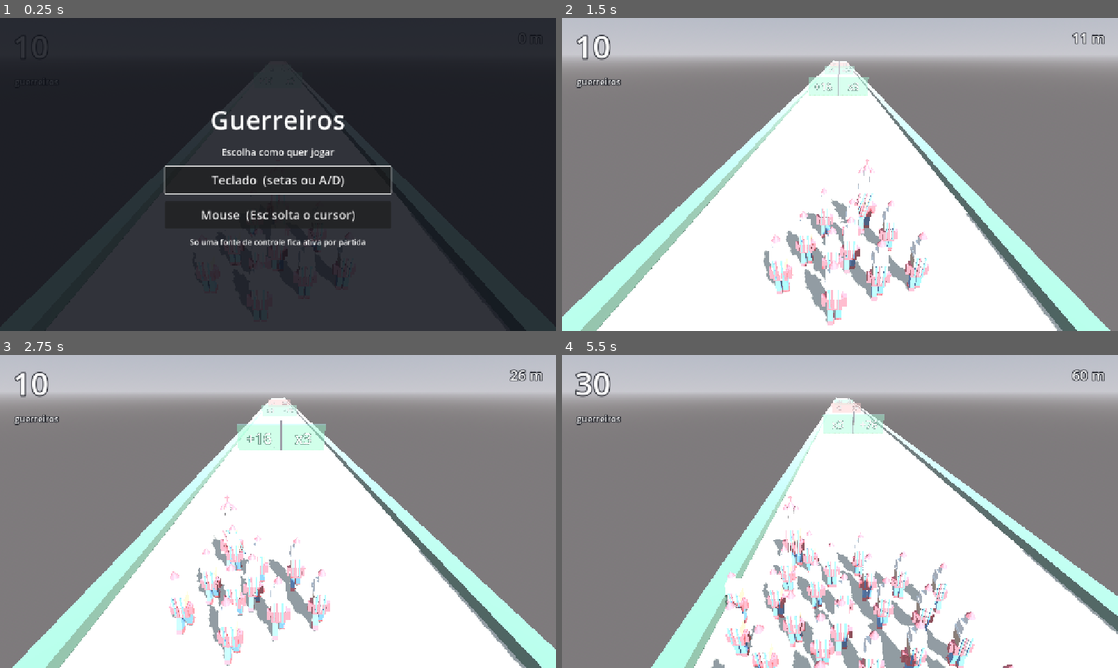
Above: before the commit, frames 1-4 (two rows, left to right).
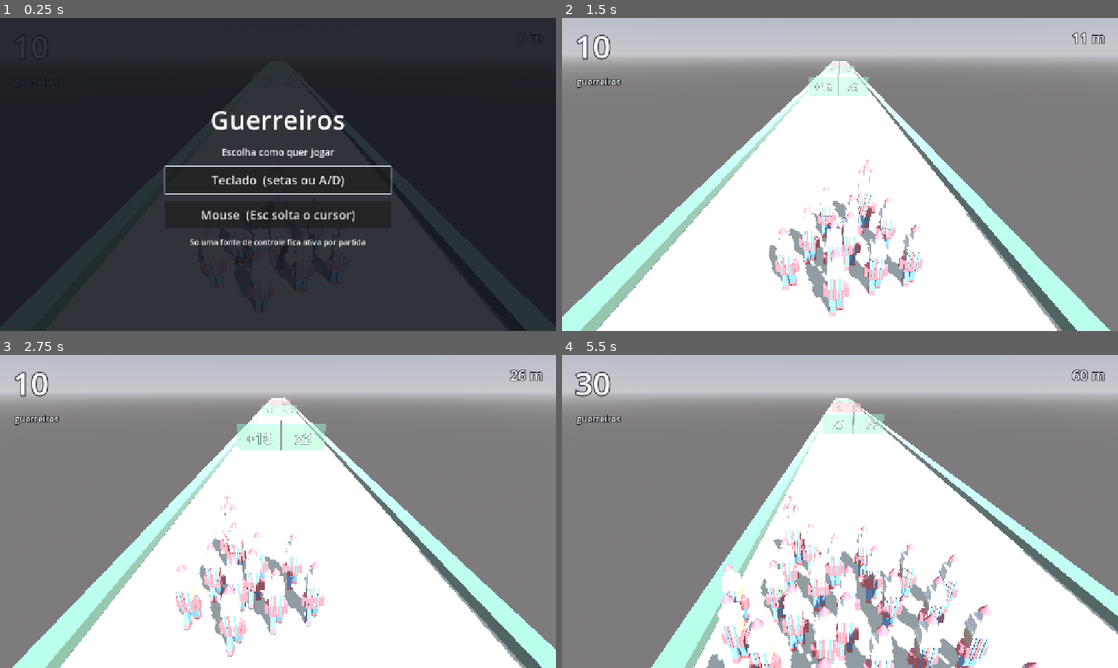
Above: after the commit, the same moments.

Repository: 3runorocha/COMP381-Projeto
Game: Godot game, scene res://scenes/Main.tscn
Two runs of this game, one before a commit and one after it. Both use one fixed random seed, a clock stepped at 60 frames per second and the inputs below.
Inputs (mouse positions are in pixels of both pictures, inside the frame that each line leads up to):
- Up to frame 1 (0.25 s): no input
- Up to frame 2 (1.5 s): click "Teclado (setas ou A/D)" at 0.5 s; tap Enter (ui_accept) at 1.25 s; move the mouse to (962, 158) at 1.27 s; hold Right (mover_direita) from 1.28 s (still down); click (962, 158) at 1.42 s
- Up to frame 3 (2.75 s): tap Enter (ui_accept) at 1.52, 2.27 s; move the mouse to (166, 527) at 2.02 s; release Right (mover_direita) at 2.03 s; hold Left (mover_esquerda) from 2.03 s (still down)
- Up to frame 4 (5.5 s): move the mouse to (895, 442) at 2.77 s; release Left (mover_esquerda) at 2.78 s; hold Right (mover_direita) 2.78-4.28 s; move the mouse to (812, 574) at 3.52 s; click (812, 574) at 3.67 s; tap Enter (ui_accept) at 3.77, 4.52, 5.27 s; move the mouse to (1006, 558) at 4.27 s; hold Left (mover_esquerda) from 4.28 s (still down); move the mouse to (673, 464) at 5.02 s

The runs differ from the first frame. In frame 1, less than 0.1% of the frame differs, in the area x 37-64%, y 68-96%; in frame 2, 3.9%; in frame 3, 3.6%; in frame 4, 7.9%, in the area x 26-86%, y 54-100%.

Commit message:
Escala do cordao derivada de caber na ponte, e teto em 400
A escala vinha de uma interpolacao por contagem, e ela errava o alvo: com
150 guerreiros o grupo media 5.64 de largura e com 400 media 3.99, porque a
escala caia mais rapido do que a contagem subia. Adicionar guerreiro deixava
o cordao MENOR, que e o oposto do pretendido.

Agora a escala e derivada: cada corpo encolhe exatamente o quanto for
preciso para a formacao caber na largura util da ponte. Com poucos corpos
eles ficam no tamanho do lider e o grupo cresce; depois que a formacao
encosta na borda, o cordao passa a ocupar a largura inteira e adicionar
guerreiro so o deixa mais denso.

Medido: 4.39 de largura com 50 corpos, 5.60 com 150 e 5.66 com 400, contra
o limite de 5.7. Fundo de 11.3 atras do lider.

O espacamento base cai de 0.76 para 0.67. Era a diagonal da caixa do
guerreiro, mas na espiral o vizinho raramente esta na diagonal exata, entao
era folga demais e o grupo ficava ralo.

Co-Authored-By: Claude Opus 5 <noreply@anthropic.com>

Diff:
--- a/scripts/jogador/crowd_manager.gd
+++ b/scripts/jogador/crowd_manager.gd
@@ -7,24 +7,24 @@
 ## MultiMeshInstance3D, que e barato de desenhar mas nao faz animacao
 ## esqueletica, e no D11 os guerreiros precisam andar.
 
-const MAX_VISIVEL: int = 150
+const MAX_VISIVEL: int = 400
 ## Angulo aureo. Distribui pontos num disco sem alinhamentos nem sobreposicao,
 ## que e o que faz o grupo parecer multidao e nao grade.
 const ANGULO_AUREO: float = 2.39996323
 
 @export var lider_path: NodePath = ^"../Player"
 @export var cena_guerreiro: PackedScene
-## Distancia entre vizinhos na espiral, no tamanho cheio. Precisa cobrir a
-## maior medida do corpo: o guerreiro e uma CAIXA de 0.67 por 0.35, entao na
-## diagonal ele ocupa 0.76, e nao os 0.67 da largura.
-@export var espalhamento_base: float = 0.76
+## Distancia entre vizinhos na espiral, no tamanho cheio.
+##
+## Era 0.76, a diagonal da caixa do guerreiro. Baixou para a largura dele,
+## 0.67, para o grupo ficar mais cheio: na espiral o vizinho raramente esta na
+## diagonal exata, entao usar a diagonal era folga demais.
+@export var espalhamento_base: float = 0.67
 ## Tamanho do guerreiro com o cordao pequeno. 1.0 e o tamanho do lider.
 @export var escala_maxima: float = 1.0
-## Tamanho com o cordao cheio. Nao desce mais que isso: corpo pequeno demais
-## le como "mais longe", nao como "mais gente", e o asset cultural some.
-@export var escala_minima: float = 0.35
-## Em quantos corpos a escala chega ao minimo.
-@export var corpos_para_escala_minima: int = 130
+## Piso do tamanho. Corpo menor que isso le como "mais longe", nao como "mais
+## gente", e o asset cultural some.
+@export var escala_minima: float = 0.26
 ## Distancia entre o lider e o guerreiro MAIS PROXIMO dele.
 ##
 ## Medir pelo corpo da frente, e nao pelo centro do grupo, e o que mantem o
@@ -87,12 +87,18 @@
 func _aplicar(contagem: int, instantaneo: bool) -> void:
     _visiveis = clampi(contagem, 0, MAX_VISIVEL)
 
-    # Os guerreiros encolhem conforme o cordao cresce. Encolher aqui e MEIO,
-    # nao fim: o ganho e caber mais corpo na mesma largura de ponte. Por isso
-    # ha piso na escala, senao o grupo pareceria se afastar em vez de crescer.
-    var cheio := float(maxi(corpos_para_escala_minima - 1, 1))
-    var quanto := clampf(float(_visiveis - 1) / cheio, 0.0, 1.0)
-    _escala_corpo = lerpf(escala_maxima, escala_minima, quanto)
+    # A escala nao vem de uma curva arbitraria: ela e DERIVADA de caber na
+    # ponte. Com poucos corpos eles ficam no tamanho cheio e o grupo cresce;
+    # a partir do ponto em que a formacao encostaria na borda, os corpos
+    # encolhem exatamente o quanto for preciso, e o cordao passa a ocupar a
+    # largura inteira em vez de encolher junto.
+    #
+    # Antes era uma interpolacao por contagem, e ela errava o alvo: com 150
+    # guerreiros o grupo media 5.64 de largura, e com 400 media 3.99, porque
+    # a escala caia mais rapido do que a contagem subia.
+    var passos := sqrt(float(maxi(_visiveis - 1, 1)))
+    var cabe := meia_largura_util / (espalhamento_base * passos)
+    _escala_corpo = clampf(minf(escala_maxima, cabe), escala_minima, escala_maxima)
 
     # O espacamento acompanha o tamanho do corpo. Fixo, ou sobraria buraco com
     # os corpos pequenos, ou eles se interpenetrariam no tamanho cheio.
Not shown, changed: CLAUDE.md
